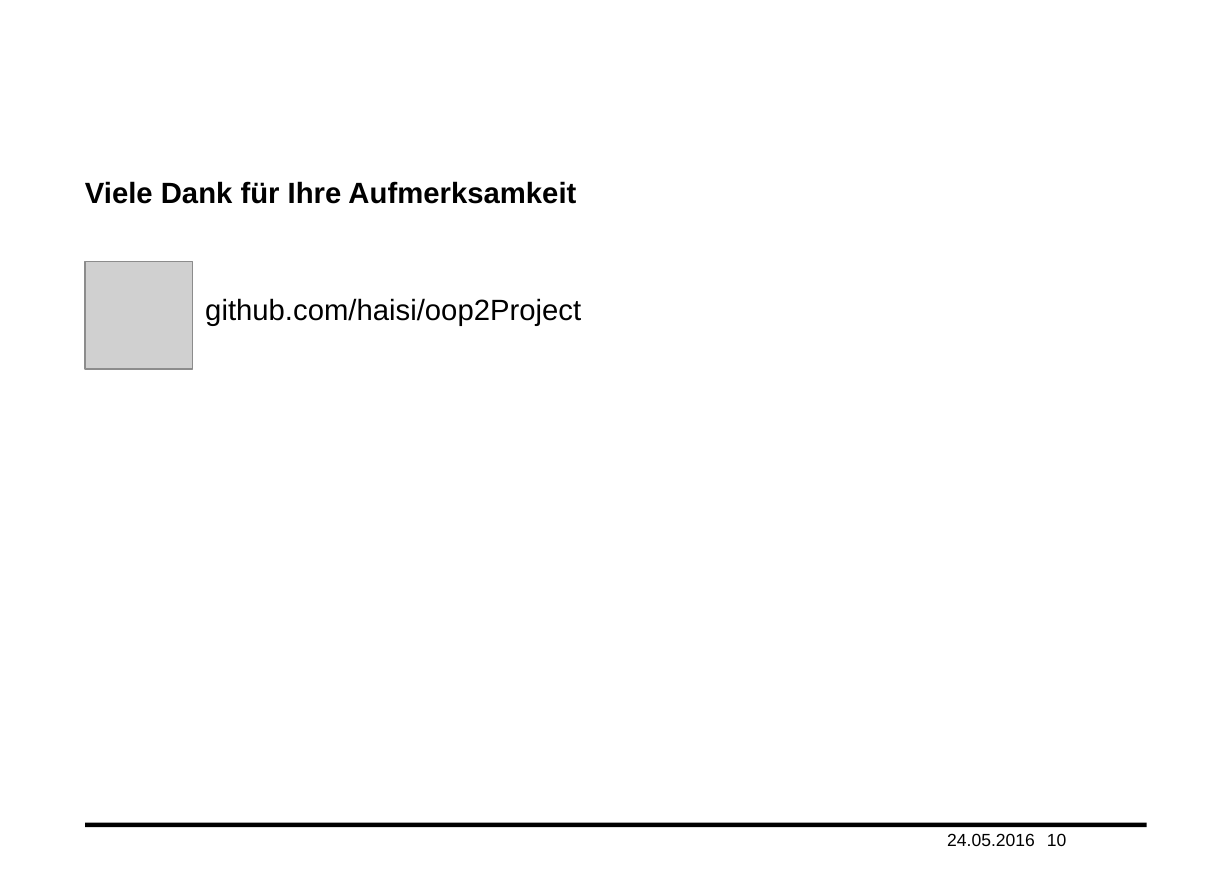
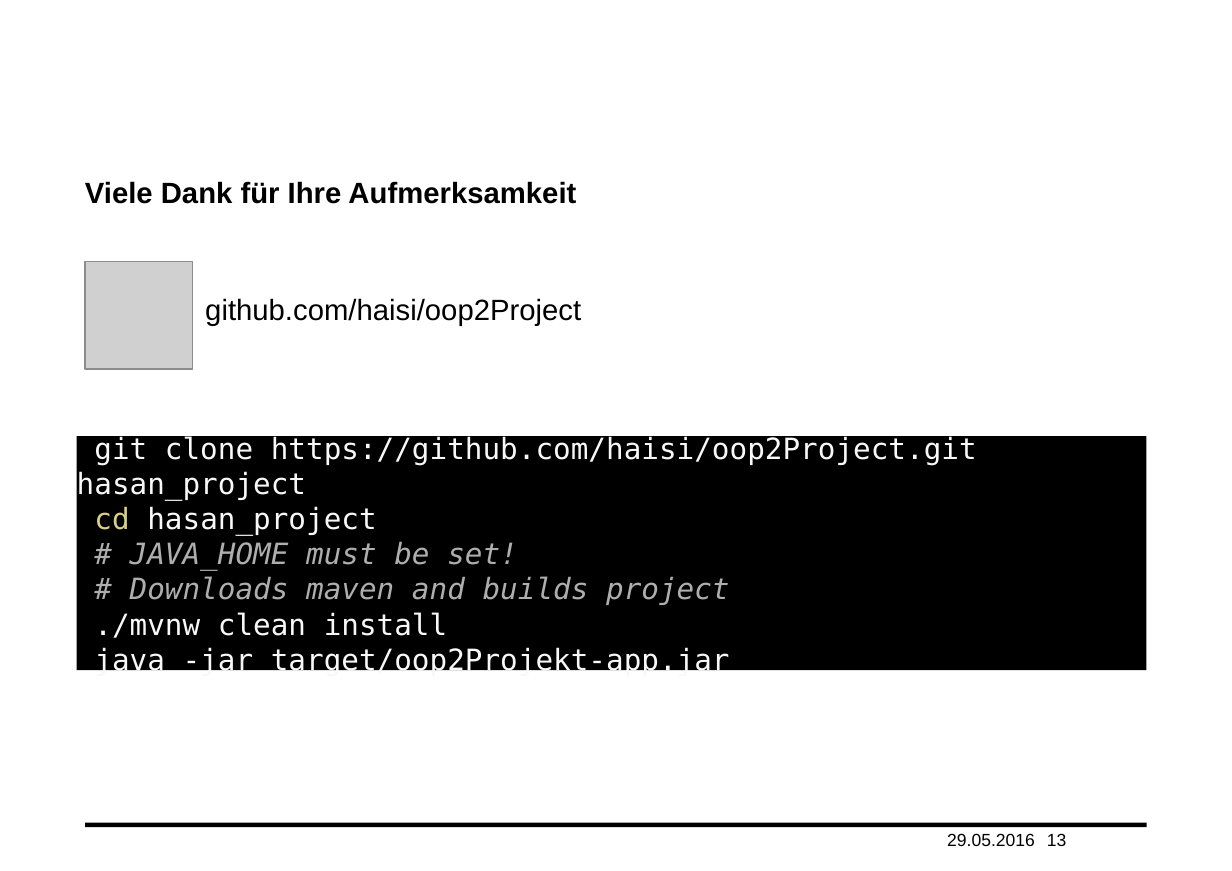
Before and after one commit to haisi/oop2Project, a slide deck: slide 13 of presentation.pptx (slide 10 before the commit). Drawn at 1232x871 pixels with LibreOffice and Linux fonts; fonts in the diff are those of the drawing; grey boxes stand for pictures; background and template pictures are left out. Boxes give left, top, right and bottom in pixels: in the first picture for what was removed or moved away, otherwise in the second. Text is boxed around its words. In the diff, an @@ line names an element or a change of style, - is before the commit and + after.

```diff
--- a/presentation.pptx
+++ b/presentation.pptx
@@ rectangle added at <box>77,436,1147,670</box>, fill #000000, 20 pt, text #F8F8F8 @@
+git clone https://github.com/haisi/oop2Project.git hasan_project
+cd hasan_project
+# JAVA_HOME must be set!
+# Downloads maven and builds project
+./mvnw clean install
+java -jar target/oop2Projekt-app.jar
@@ text at <box>947,833,1035,846</box>: text changed @@
-24.05.2016
+29.05.2016
@@ page number at <box>1047,833,1066,846</box>: text changed @@
-10
+13
```
Also in this commit, not shown: 8 other slides changed, 3 slides added.
